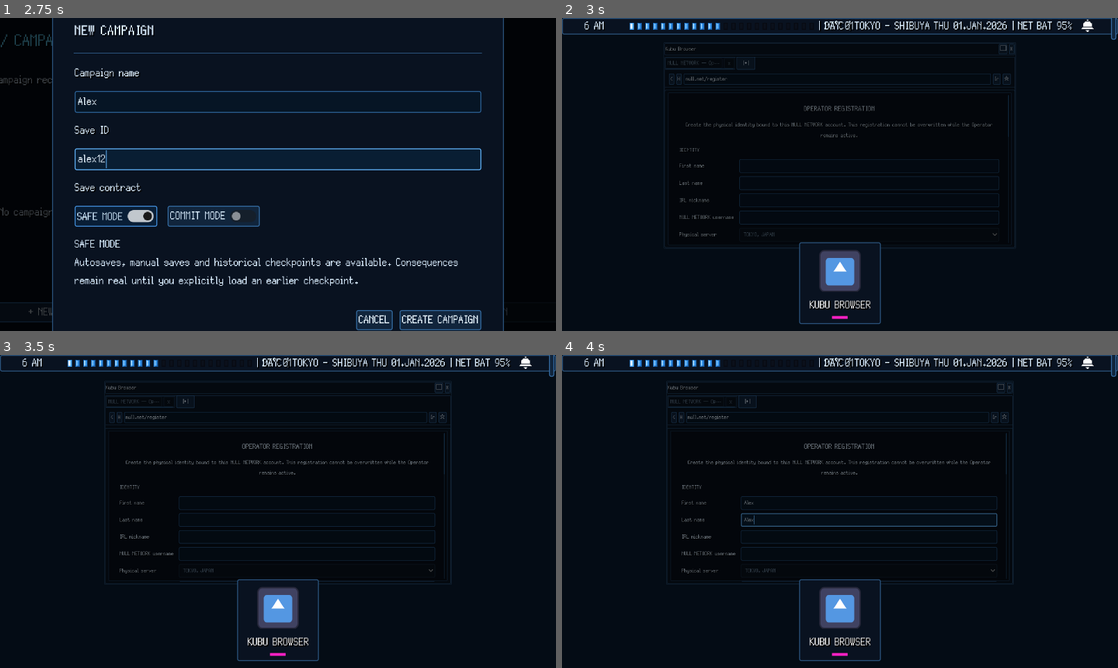
Above: before the commit, frames 1-4 (two rows, left to right).
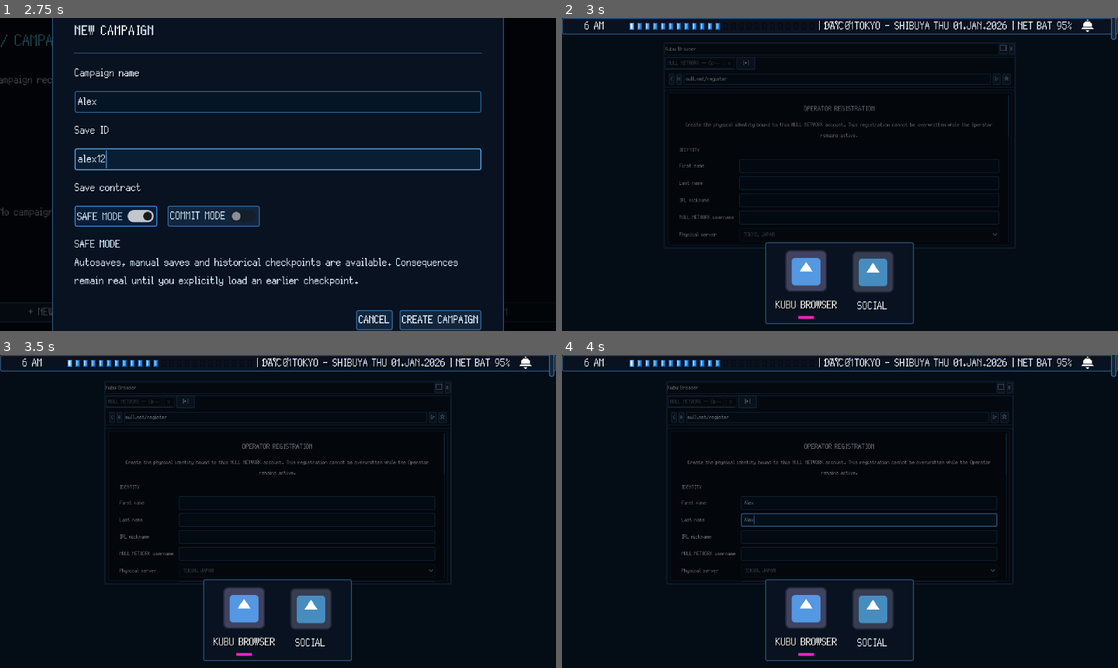
Above: after the commit, the same moments.

Repository: GYU-GAZE/NULL-NETWORK
Game: Godot game, scene res://core/bootstrap/bootstrap.tscn
The game is run twice, just before and just after one commit, with the same random seed, the same clock (stepped at 60 frames per second) and the same inputs. The engine's default icon, where the game draws it, is replaced by a stand-in: a white triangle on a blue panel in a dark square.
Inputs (mouse positions are in pixels of both pictures, inside the frame that each line leads up to):
- Up to frame 1 (2.75 s): click "+ NEW CAMPAIGN" at 0.5 s; click (278, 102) at 1.27 s; type "Alex" at 1.35 s; click (278, 158) at 1.5 s; type "12" at 1.58 s; click "+ NEW CAMPAIGN" at 2 s
- Up to frame 2 (3 s): click "CREATE CAMPAIGN" at 2.75 s
- Up to frame 3 (3.5 s): no input
- Up to frame 4 (4 s): click (867, 502) at 3.52 s; type "Alex" at 3.6 s; click (867, 520) at 3.75 s; type "Alex" at 3.83 s; click (867, 536) at 3.98 s

Frame 1 is identical in both runs. In frame 2, 3.0% of the frame differs, in the area x 36-64%, y 71-98%; in frame 3, 3.0%; in frame 4, 3.0%.

Commit message:
content(social): install Social App through app catalog

Diff:
--- a/data/content/apps/kubu_os_app_catalog.tres
+++ b/data/content/apps/kubu_os_app_catalog.tres
@@ -1,10 +1,11 @@
-[gd_resource type="Resource" script_class="AppCatalog" load_steps=5 format=3]
+[gd_resource type="Resource" script_class="AppCatalog" load_steps=6 format=3]
 
 [ext_resource type="Script" path="res://data/templates/apps/app_catalog.gd" id="1_catalog"]
 [ext_resource type="Script" path="res://data/templates/app_resource.gd" id="2_app_type"]
 [ext_resource type="Resource" path="res://data/content/apps/app_browser.tres" id="3_browser"]
 [ext_resource type="Resource" path="res://data/content/apps/app_navigator.tres" id="4_navigator"]
+[ext_resource type="Resource" path="res://data/content/apps/app_social.tres" id="5_social"]
 
 [resource]
 script = ExtResource("1_catalog")
-apps = Array[ExtResource("2_app_type")]([ExtResource("3_browser"), ExtResource("4_navigator")])
+apps = Array[ExtResource("2_app_type")]([ExtResource("3_browser"), ExtResource("4_navigator"), ExtResource("5_social")])
